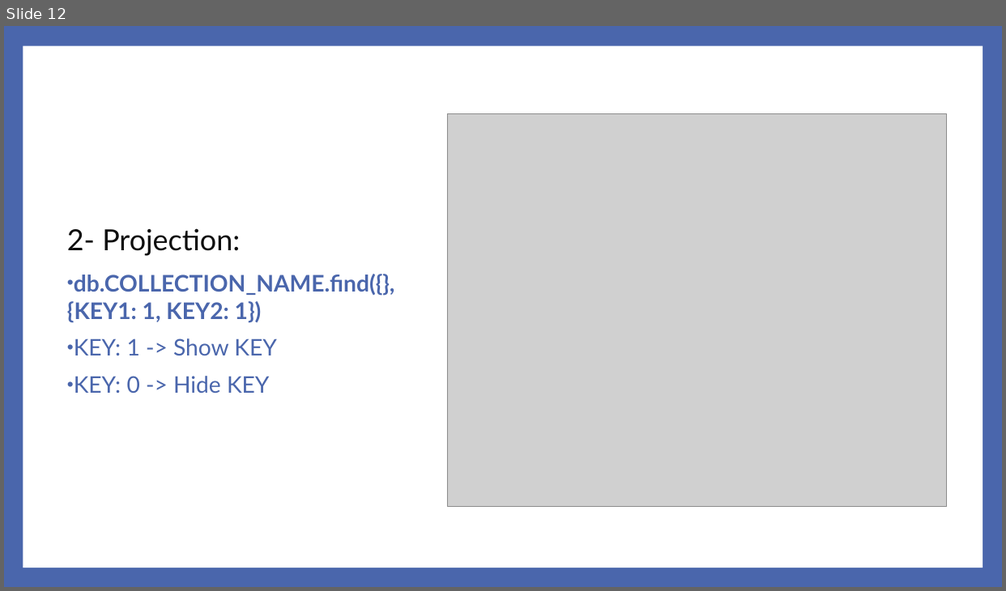
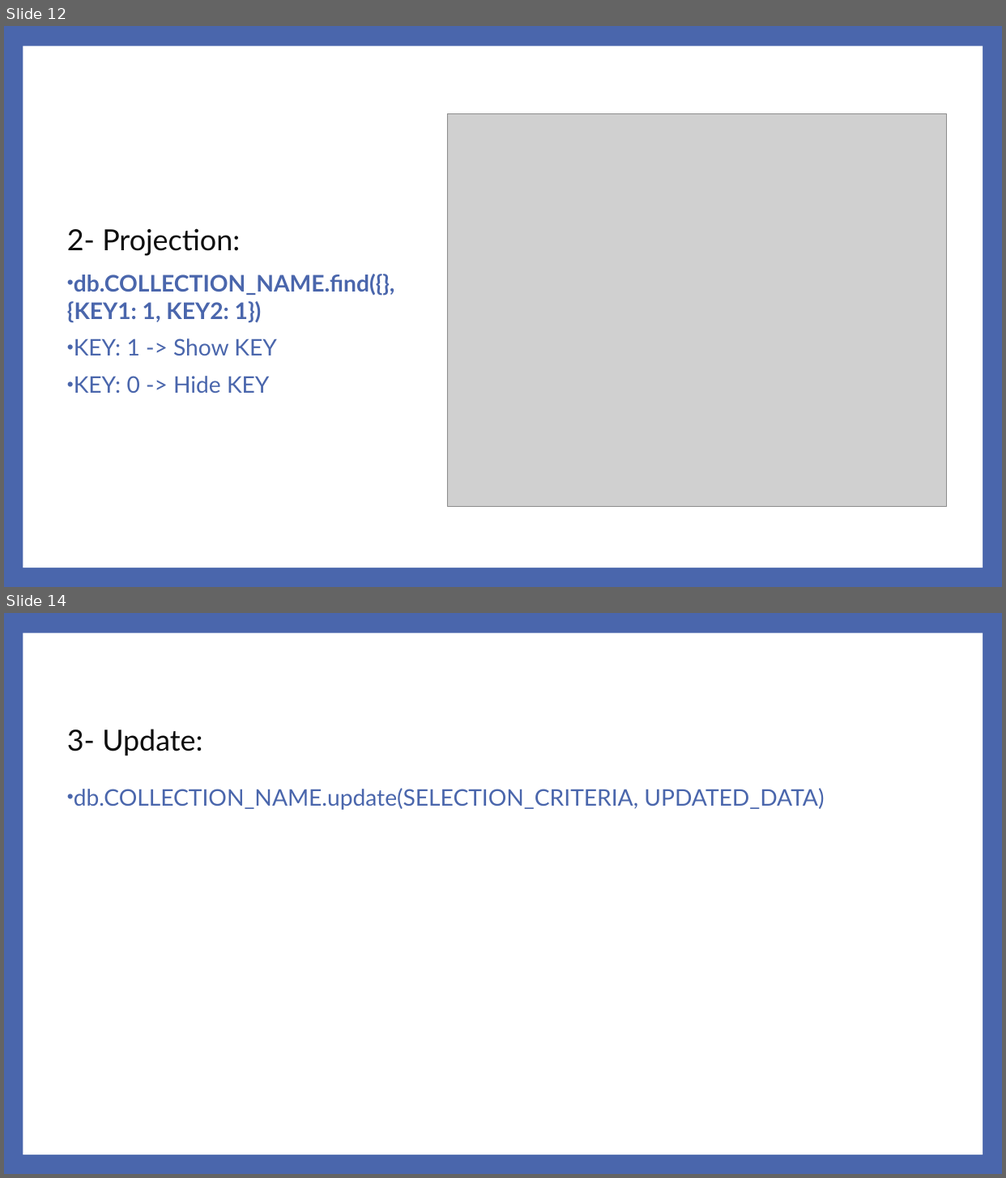
Before and after one commit to abedafnan/MonogoDB-Project, a slide deck: MongoDB Project.pptx. Shown one above the other, each under a label of ours: slide 12 before the commit, slides 12 and 14 after it; the slides between them are not shown. The pictures are 1006x591 and 1006x1178 pixels, drawn with LibreOffice and Linux fonts; fonts in the diff are those of the drawing; grey boxes stand for pictures. Boxes give left, top, right and bottom in pixels: in the first picture for what was removed or moved away, otherwise in the second. Text is boxed around its words. In the diff, an @@ line names an element or a change of style, - is before the commit and + after.

Commit message:
Finiah selection and projection

```diff
--- a/MongoDB Project.pptx
+++ b/MongoDB Project.pptx
@@ slide 14 added at box(4, 613, 1002, 1174), background #4A66AC; not listed: 1 template element that a slide beside it also shows @@
@@ text added at box(67, 729, 824, 810), 22 pt, text #4A66AC @@
+3- Update:
+  • db.COLLECTION_NAME.update(SELECTION_CRITERIA, UPDATED_DATA)
```
Also in this commit, not shown: 1 slide changed, 1 other slide added, 1 slide removed, 2 other files.
